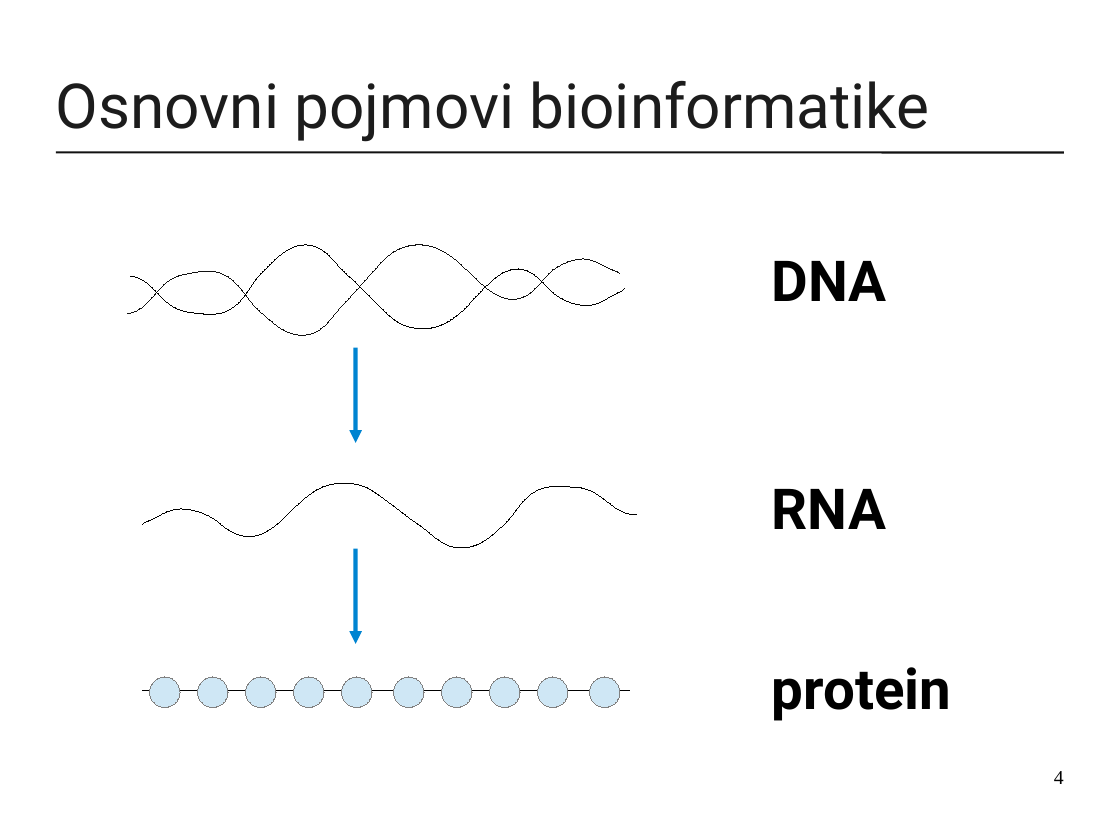
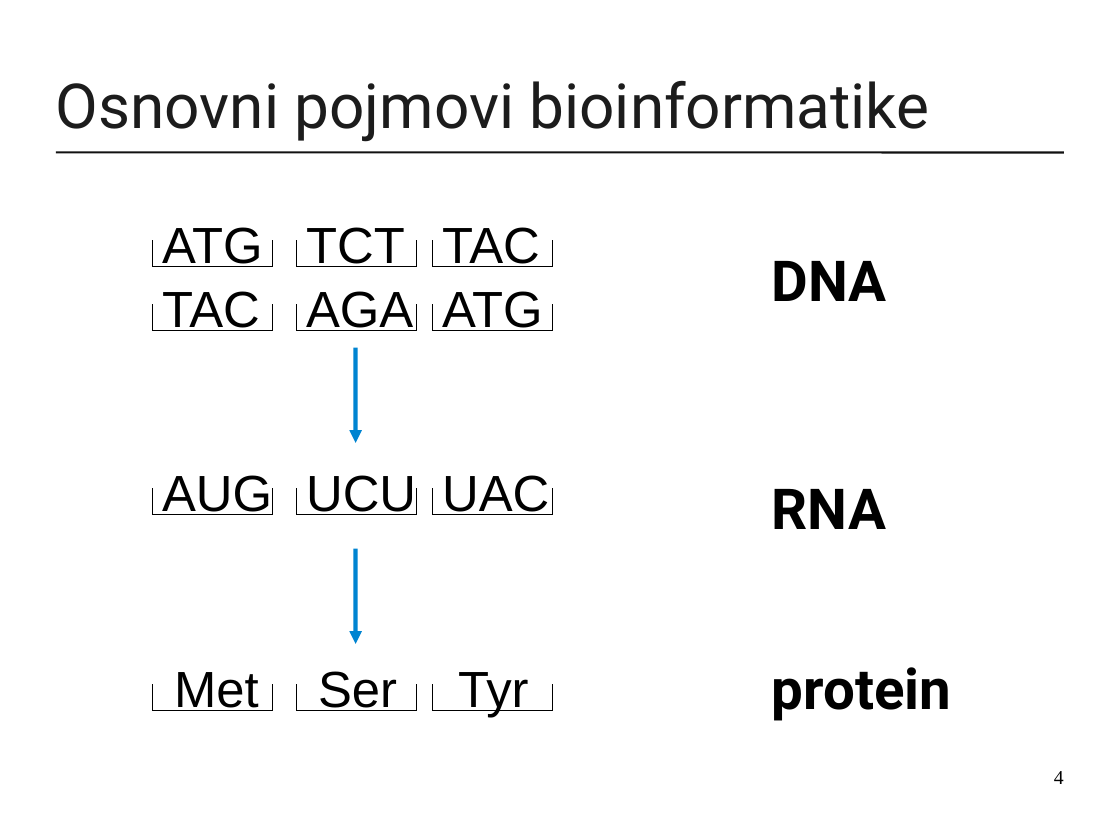
Before and after one commit to mirjamsk/DNAdrivenIFS, a slide deck: slide 4 of CD_bundle/prezentacija.odp. Drawn at 1120x840 pixels with LibreOffice and Linux fonts; fonts in the diff are those of the drawing. Boxes give left, top, right and bottom in pixels: in the first picture for what was removed or moved away, otherwise in the second. Text is boxed around its words. In the diff, an @@ line names an element or a change of style, - is before the commit and + after.

Commit message:
osnovni pojmobvi bioinf

```diff
--- a/CD_bundle/prezentacija.odp
+++ b/CD_bundle/prezentacija.odp
@@ text added at [162, 227, 263, 267], 36 pt, text #000000 @@
+ATG
@@ text added at [306, 227, 405, 267], 36 pt, text #000000 @@
+TCT
@@ text added at [442, 227, 540, 267], 36 pt, text #000000 @@
+TAC
@@ freeform shape added at [152, 241, 273, 267], outline #000000 0 pt @@
@@ freeform shape added at [296, 241, 417, 267], outline #000000 0 pt @@
@@ freeform shape added at [432, 241, 553, 267], outline #000000 0 pt @@
@@ text added at [162, 291, 260, 331], 36 pt, text #000000 @@
+TAC
@@ text added at [306, 291, 413, 331], 36 pt, text #000000 @@
+AGA
@@ text added at [442, 291, 543, 331], 36 pt, text #000000 @@
+ATG
@@ freeform shape added at [152, 305, 273, 331], outline #000000 0 pt @@
@@ freeform shape: place and size @@
-freeform shape at [130, 245, 624, 329]
+freeform shape at [296, 305, 417, 331]
@@ freeform shape added at [432, 305, 553, 331], outline #000000 0 pt @@
@@ text added at [162, 475, 272, 515], 36 pt, text #000000 @@
+AUG
@@ text added at [306, 475, 416, 515], 36 pt, text #000000 @@
+UCU
@@ text added at [442, 475, 549, 515], 36 pt, text #000000 @@
+UAC
@@ freeform shape added at [152, 489, 273, 515], outline #000000 0 pt @@
@@ freeform shape: place and size @@
-freeform shape at [142, 483, 636, 548]
+freeform shape at [296, 489, 417, 515]
@@ freeform shape added at [432, 489, 553, 515], outline #000000 0 pt @@
@@ freeform shape added at [152, 685, 273, 711], outline #000000 0 pt @@
@@ text added at [174, 672, 259, 711], 36 pt, text #000000 @@
+Met
@@ freeform shape added at [296, 685, 417, 711], outline #000000 0 pt @@
@@ text added at [318, 671, 397, 711], 36 pt, text #000000 @@
+Ser
@@ freeform shape added at [432, 685, 553, 711], outline #000000 0 pt @@
@@ text added at [458, 672, 529, 718], 36 pt, text #000000 @@
+Tyr
@@ group removed at [127, 245, 630, 707]: 10 ellipses, 1 freeform shape, 1 line @@
```
Also in this commit, not shown: 1 other file.
